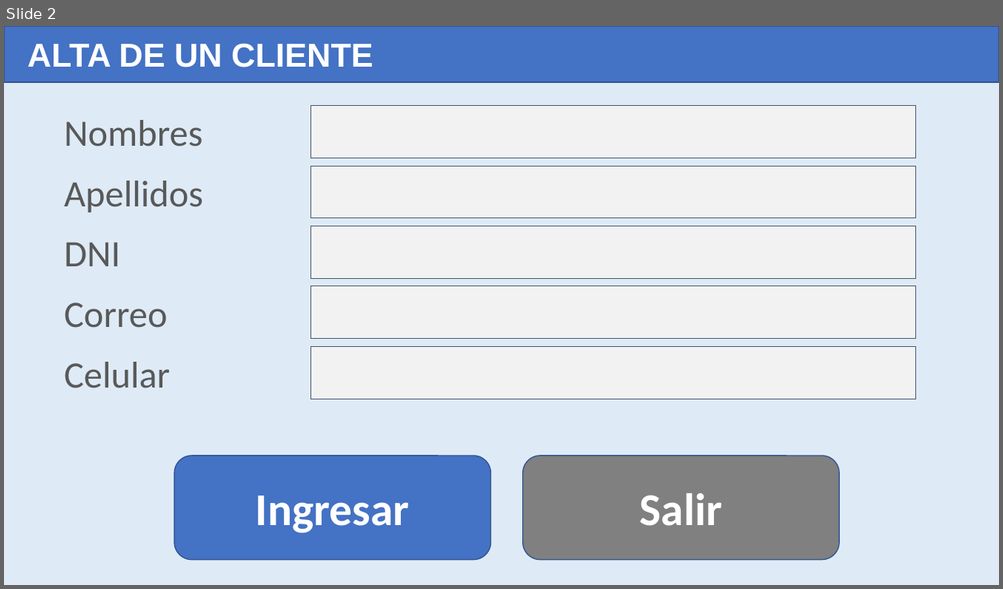
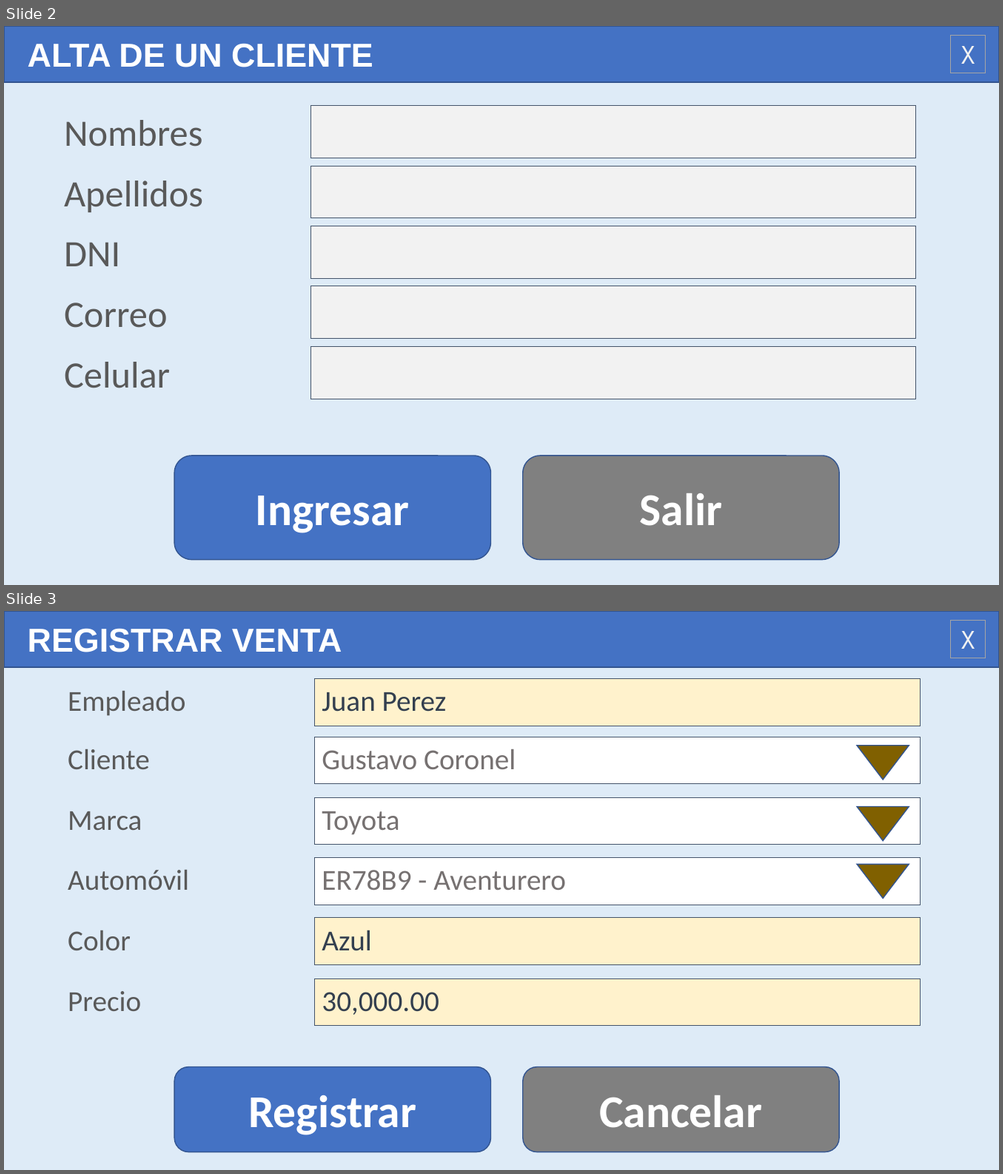
Before and after one commit to gcoronelc/UNI-EPIES-DAS-2021-2, a slide deck: ProyectoDemo/Prototipos.pptx. Shown one above the other, each under a label of ours: slide 2 before the commit, slides 2 and 3 after it. The pictures are 1003x589 and 1003x1174 pixels, drawn with LibreOffice and Linux fonts; fonts in the diff are those of the drawing. Boxes give left, top, right and bottom in pixels: in the first picture for what was removed or moved away, otherwise in the second. Text is boxed around its words. In the diff, an @@ line names an element or a change of style, - is before the commit and + after.

```diff
--- a/ProyectoDemo/Prototipos.pptx
+++ b/ProyectoDemo/Prototipos.pptx
@@ slide 3 added at (x1=4, y1=611, x2=999, y2=1170), background #DEEBF7 @@
@@ rectangle added at (x1=4, y1=611, x2=999, y2=667), fill #4472C4, outline #325491 1 pt, 32 pt, text #FFFFFF, bold @@
+REGISTRAR VENTA
@@ rectangle added at (x1=950, y1=620, x2=985, y2=658), outline #A5A5A5 0.75 pt, 24 pt, text #F2F2F2 @@
+X
@@ text added at (x1=68, y1=691, x2=185, y2=716), 28 pt, text #595959 @@
+Empleado
@@ rectangle added at (x1=314, y1=679, x2=919, y2=726), fill #FFF2CC, outline #44546A 0.75 pt, 28 pt, text #333F50 @@
+Juan Perez
@@ rectangle added at (x1=314, y1=737, x2=919, y2=784), fill #FFFFFF, outline #44546A 0.75 pt, 28 pt, text #767171 @@
+Gustavo Coronel
@@ text added at (x1=68, y1=749, x2=150, y2=770), 28 pt, text #595959 @@
+Cliente
@@ triangle added at (x1=856, y1=745, x2=909, y2=780), fill #806000, outline #325491 1 pt @@
@@ rectangle added at (x1=314, y1=797, x2=919, y2=845), fill #FFFFFF, outline #44546A 0.75 pt, 28 pt, text #767171 @@
+Toyota
@@ triangle added at (x1=856, y1=806, x2=909, y2=841), fill #806000, outline #325491 1 pt @@
@@ text added at (x1=68, y1=812, x2=142, y2=831), 28 pt, text #595959 @@
+Marca
@@ text added at (x1=68, y1=870, x2=189, y2=891), 28 pt, text #595959 @@
+Automóvil
@@ rectangle added at (x1=314, y1=858, x2=919, y2=905), fill #FFFFFF, outline #44546A 0.75 pt, 28 pt, text #767171 @@
+ER78B9 - Aventurero
@@ triangle added at (x1=856, y1=865, x2=909, y2=899), fill #806000, outline #325491 1 pt @@
@@ rectangle added at (x1=314, y1=918, x2=919, y2=965), fill #FFF2CC, outline #44546A 0.75 pt, 28 pt, text #333F50 @@
+Azul
@@ text added at (x1=68, y1=931, x2=131, y2=951), 28 pt, text #595959 @@
+Color
@@ rectangle added at (x1=314, y1=979, x2=919, y2=1026), fill #FFF2CC, outline #44546A 0.75 pt, 28 pt, text #333F50 @@
+30,000.00
@@ text added at (x1=68, y1=991, x2=141, y2=1011), 28 pt, text #595959 @@
+Precio
@@ rounded rectangle added at (x1=174, y1=1068, x2=490, y2=1153), fill #4472C4, outline #325491 1 pt, 44 pt, text #FFFFFF, bold @@
+Registrar
@@ rounded rectangle added at (x1=523, y1=1068, x2=839, y2=1153), fill #808080, outline #325491 1 pt, 44 pt, text #FFFFFF, bold @@
+Cancelar
@@ slide 2 changed as well @@
@@ rectangle added at (x1=950, y1=35, x2=985, y2=73), outline #A5A5A5 0.75 pt, 24 pt, text #F2F2F2 @@
+X
```
Also in this commit, not shown: 1 other slide changed, 1 other slide added, 1 other file.
